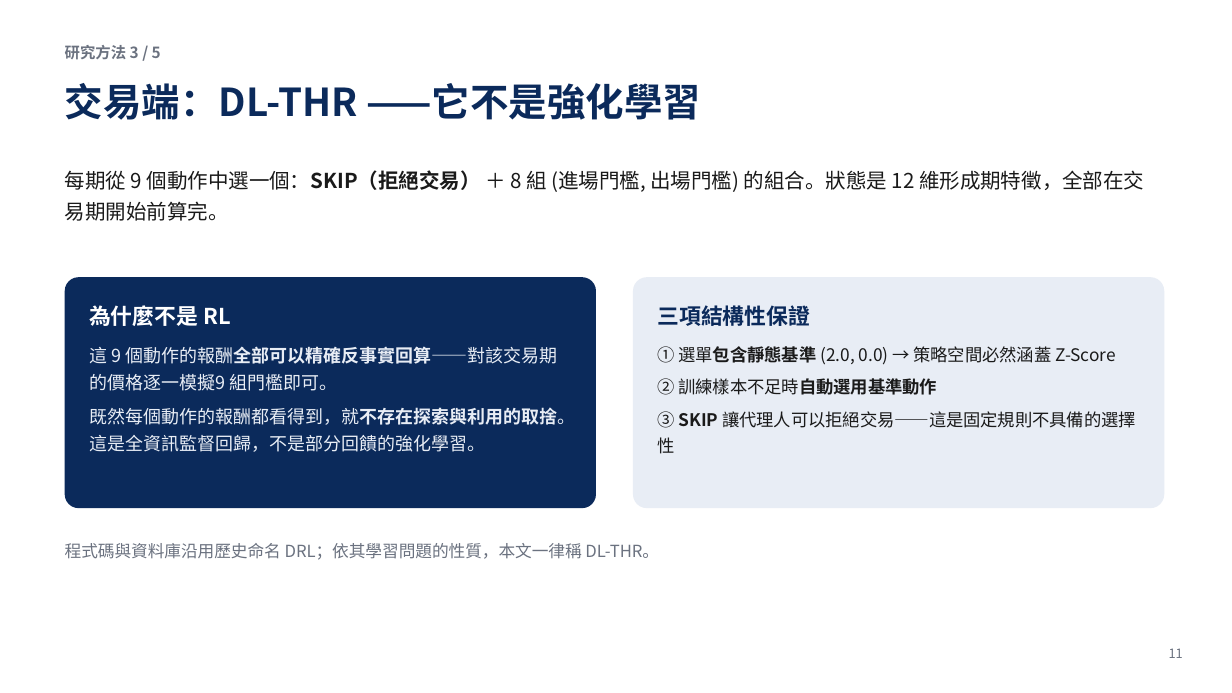
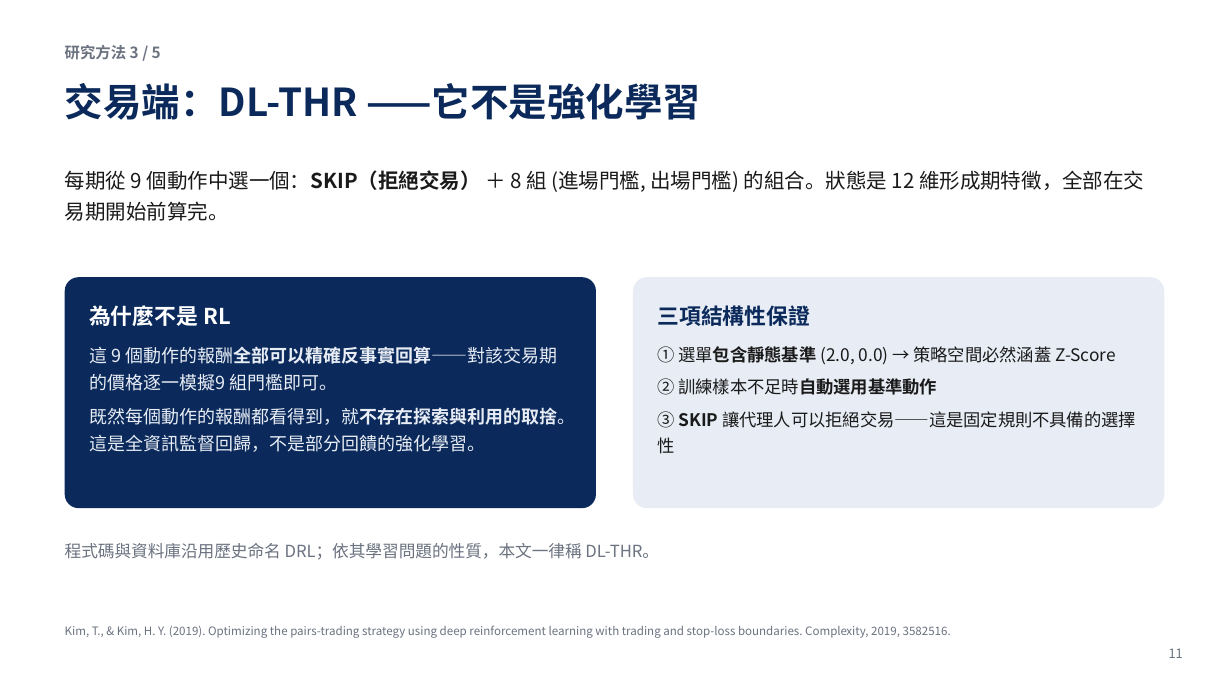
Before and after one commit to LerajieAsta/pairtrade_trainingproject, a slide deck: slide 11 of thesis/口試簡報.pptx. Drawn at 1232x693 pixels with LibreOffice and Linux fonts; fonts in the diff are those of the drawing. Boxes give left, top, right and bottom in pixels: in the first picture for what was removed or moved away, otherwise in the second. Text is boxed around its words. In the diff, an @@ line names an element or a change of style, - is before the commit and + after.

```diff
--- a/thesis/口試簡報.pptx
+++ b/thesis/口試簡報.pptx
@@ text added at (65,625,951,638), 9 pt, text #6B7280 @@
+Kim, T., & Kim, H. Y. (2019). Optimizing the pairs-trading strategy using deep reinforcement learning with trading and stop-loss boundaries. Complexity, 2019, 3582516.
```
Also in this commit, not shown: 10 other slides changed, 1 other file.
